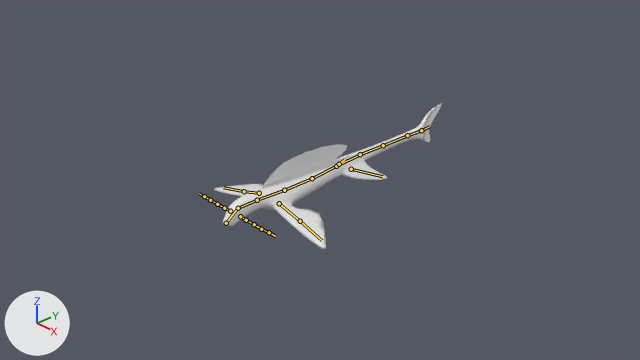
What one commit did to the Blender file Assets/Objects/Entity/Enemy/Mobile Enemy/Fish/ryugu-jo.blend.
Rendered twice from the file's camera 'Camera'. Arrows for +X, +Y and +Z are at lower left; the lights stay in place. The bones that bend it are drawn over the model as lines.
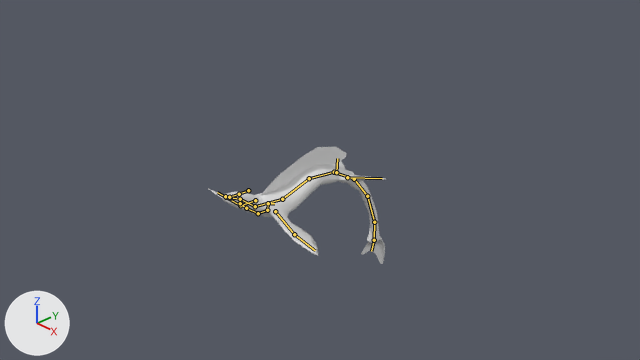
The newer file adds an action. The first version stands in its rest pose; the second is drawn at frame 10 of the action 'swim'.

The change in detail:
Bone 'Bone' (bone_bone) moves from (0.0, 0.0, 0.0) to (-0.258, 0.207, 0.0).
Bone 'Bone' (bone_bone) turns from (0, 0, 0) to (0, 0, -61) degrees about its own x, y and z.
Bone 'Bone.001' (bone_bone_001) turns from (0, 0, 0) to (-1, 1, 22) degrees about its own x, y and z.
Bone 'Bone.002' (bone_bone_002) turns from (0, 0, 0) to (0, -1, 34) degrees about its own x, y and z.
Bone 'Bone.003' (bone_bone_003) turns from (0, 0, 0) to (1, -1, 21) degrees about its own x, y and z.
Bone 'Bone.004' (bone_bone_004) turns from (0, 0, 0) to (0, -1, -28) degrees about its own x, y and z.
Bone 'Bone.005' (bone_bone_005) turns from (0, 0, 0) to (-1, 1, -23) degrees about its own x, y and z.
Bone 'Bone.006' (bone_bone_006) turns from (0, 0, 0) to (-1, 1, -17) degrees about its own x, y and z.
Bone 'Bone.007' (bone_bone_007) turns from (0, 0, 0) to (0, 1, -19) degrees about its own x, y and z.
Bone 'Bone.008' (bone_bone_008) turns from (0, 0, 0) to (0, 1, -14) degrees about its own x, y and z.
Bone 'Bone.009' (bone_bone_009) turns from (0, 0, 0) to (1, 1, -24) degrees about its own x, y and z.
Bone 'lowerFinL.R' (bone_lowerfinl_r) turns from (0, 0, 0) to (-13, 33, 18) degrees about its own x, y and z.
Bone 'lowerFinL.L' (bone_lowerfinl_l) turns from (0, 0, 0) to (11, -29, 17) degrees about its own x, y and z.
Bone 'upper finU.R' (bone_upper_finu_r) moves from (0.0, 0.0, 0.0) to (-0.089, -0.03, -0.028).
Bone 'upper finU.R' (bone_upper_finu_r) turns from (0, 0, 0) to (15, -1, -7) degrees about its own x, y and z.
Bone 'lowerFinU.R' (bone_lowerfinu_r) turns from (0, 0, 0) to (-21, 2, 20) degrees about its own x, y and z.
Bone 'upper finU.L' (bone_upper_finu_l) moves from (0.0, 0.0, 0.0) to (-0.093, -0.037, 0.022).
Bone 'upper finU.L' (bone_upper_finu_l) turns from (0, 0, 0) to (-17, 9, -6) degrees about its own x, y and z.
Bone 'lowerFinU.L' (bone_lowerfinu_l) turns from (0, 0, 0) to (13, -2, 14) degrees about its own x, y and z.
Bone 'whisker1.L' (bone_whisker1_l) moves from (0.0, 0.0, 0.0) to (-0.037, 0.0, 0.169).
Bone 'whisker1.L' (bone_whisker1_l) turns from (0, 0, 0) to (-28, -57, 30) degrees about its own x, y and z.
Bone 'whisker2.L' (bone_whisker2_l) moves from (0.0, 0.0, 0.0) to (0.0, 0.0, 0.001).
Bone 'whisker2.L' (bone_whisker2_l) turns from (0, 0, 0) to (13, 20, 30) degrees about its own x, y and z.
Bone 'Whisker3.L' (bone_whisker3_l) moves from (0.0, 0.0, 0.0) to (-0.001, 0.002, -0.007).
Bone 'Whisker3.L' (bone_whisker3_l) turns from (0, 0, 0) to (25, 4, 51) degrees about its own x, y and z.
Bone 'whisker4.L' (bone_whisker4_l) moves from (0.0, 0.0, 0.0) to (0.001, -0.001, -0.002).
Bone 'whisker4.L' (bone_whisker4_l) turns from (0, 0, 0) to (0, -5, 48) degrees about its own x, y and z.
Bone 'whisker5.L' (bone_whisker5_l) moves from (0.0, 0.0, 0.0) to (0.003, 0.006, 0.013).
Bone 'whisker5.L' (bone_whisker5_l) turns from (0, 0, 0) to (-25, 2, -49) degrees about its own x, y and z.
Bone 'whisker1.R' (bone_whisker1_r) moves from (0.0, 0.0, 0.0) to (-0.169, 0.0, 0.037).
Bone 'whisker1.R' (bone_whisker1_r) turns from (0, 0, 0) to (11, 61, -3) degrees about its own x, y and z.
Bone 'whisker2.R' (bone_whisker2_r) moves from (0.0, 0.0, 0.0) to (0.001, 0.0, 0.0).
Bone 'whisker2.R' (bone_whisker2_r) turns from (0, 0, 0) to (51, -21, -3) degrees about its own x, y and z.
Bone 'Whisker3.R' (bone_whisker3_r) moves from (0.0, 0.0, 0.0) to (-0.007, -0.003, 0.0).
Bone 'Whisker3.R' (bone_whisker3_r) turns from (0, 0, 0) to (37, -14, 23) degrees about its own x, y and z.
Bone 'whisker4.R' (bone_whisker4_r) moves from (0.0, 0.0, 0.0) to (-0.002, 0.001, 0.0).
Bone 'whisker4.R' (bone_whisker4_r) turns from (0, 0, 0) to (14, 2, 10) degrees about its own x, y and z.
Bone 'whisker5.R' (bone_whisker5_r) moves from (0.0, 0.0, 0.0) to (0.012, -0.008, 0.0).
Bone 'whisker5.R' (bone_whisker5_r) turns from (0, 0, 0) to (-71, -4, -20) degrees about its own x, y and z.

Where the change shows, as pixel boxes (x1, y1, x2, y2) in the pictures (640 x 360 px):
'Cube', posed (26% narrower, 19% shorter)
    before: (200, 104, 442, 249)
    after: (208, 147, 386, 264)
bone 'Bone', root to tip
    before: (226, 223) to (238, 208)
    after: (226, 197) to (240, 199)
bone 'Bone.001', root to tip
    before: (238, 208) to (257, 200)
    after: (240, 199) to (255, 206)
bone 'Bone.002', root to tip
    before: (257, 200) to (284, 190)
    after: (255, 206) to (282, 199)
bone 'Bone.003', root to tip
    before: (284, 190) to (312, 178)
    after: (282, 199) to (309, 178)
bone 'Bone.004', root to tip
    before: (312, 178) to (336, 166)
    after: (309, 178) to (334, 172)
bone 'Bone.005', root to tip
    before: (336, 166) to (360, 154)
    after: (334, 172) to (354, 179)
bone 'Bone.006', root to tip
    before: (360, 154) to (383, 145)
    after: (354, 179) to (367, 196)
bone 'Bone.007', root to tip
    before: (383, 145) to (407, 135)
    after: (367, 196) to (374, 222)
bone 'Bone.008', root to tip
    before: (407, 135) to (421, 130)
    after: (374, 222) to (374, 240)
bone 'Bone.009', root to tip
    before: (421, 130) to (429, 126)
    after: (374, 240) to (371, 251)
bone 'lowerFinL.R', root to tip
    before: (339, 164) to (344, 159)
    after: (336, 172) to (337, 158)
bone 'lowerFinL.L', root to tip
    before: (351, 169) to (382, 176)
    after: (347, 177) to (382, 178)
bone 'upper finU.R', root to tip
    before: (259, 193) to (244, 191)
    after: (255, 200) to (240, 205)
bone 'lowerFinU.R', root to tip
    before: (244, 191) to (223, 187)
    after: (240, 205) to (217, 192)
bone 'upper finU.L', root to tip
    before: (279, 203) to (300, 221)
    after: (275, 211) to (294, 234)
bone 'lowerFinU.L', root to tip
    before: (300, 221) to (322, 240)
    after: (294, 234) to (315, 250)
bone 'whisker1.L', root to tip
    before: (240, 216) to (246, 220)
    after: (240, 203) to (246, 208)
bone 'whisker2.L', root to tip
    before: (246, 220) to (254, 224)
    after: (246, 208) to (258, 213)
bone 'Whisker3.L', root to tip
    before: (254, 224) to (261, 229)
    after: (258, 213) to (267, 210)
bone 'whisker4.L', root to tip
    before: (261, 229) to (269, 232)
    after: (267, 210) to (268, 203)
bone 'whisker5.L', root to tip
    before: (269, 232) to (275, 236)
    after: (268, 203) to (274, 203)
bone 'whisker1.R', root to tip
    before: (230, 211) to (224, 208)
    after: (230, 198) to (225, 196)
bone 'whisker2.R', root to tip
    before: (224, 208) to (217, 204)
    after: (225, 196) to (229, 197)
bone 'Whisker3.R', root to tip
    before: (217, 204) to (210, 200)
    after: (229, 197) to (239, 194)
bone 'whisker4.R', root to tip
    before: (210, 200) to (204, 196)
    after: (239, 194) to (248, 190)
bone 'whisker5.R', root to tip
    before: (204, 196) to (199, 193)
    after: (248, 190) to (248, 188)
